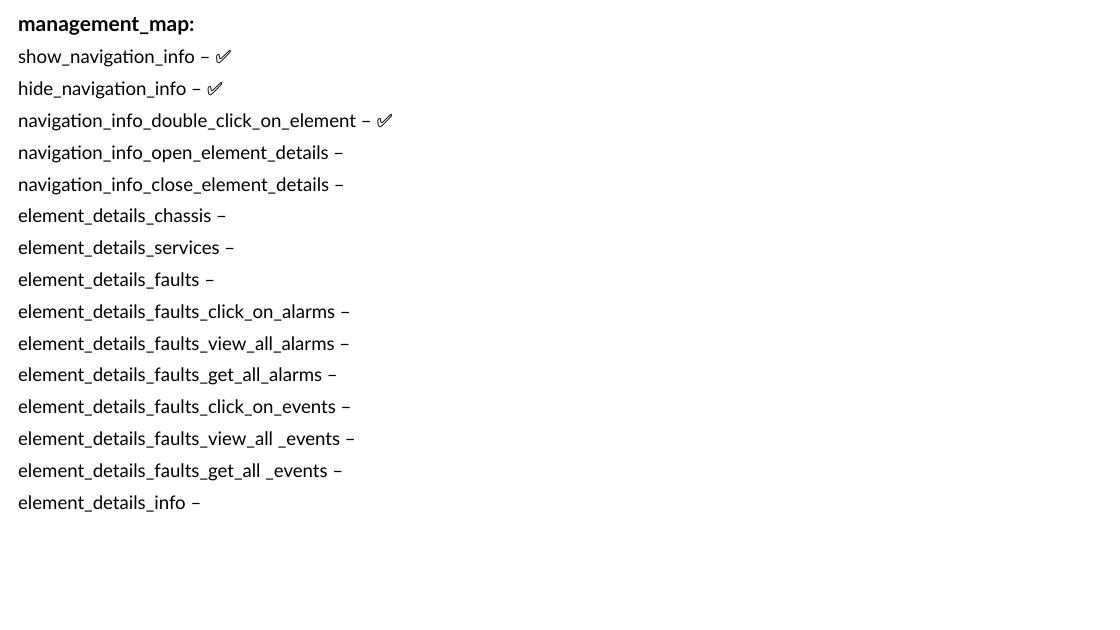
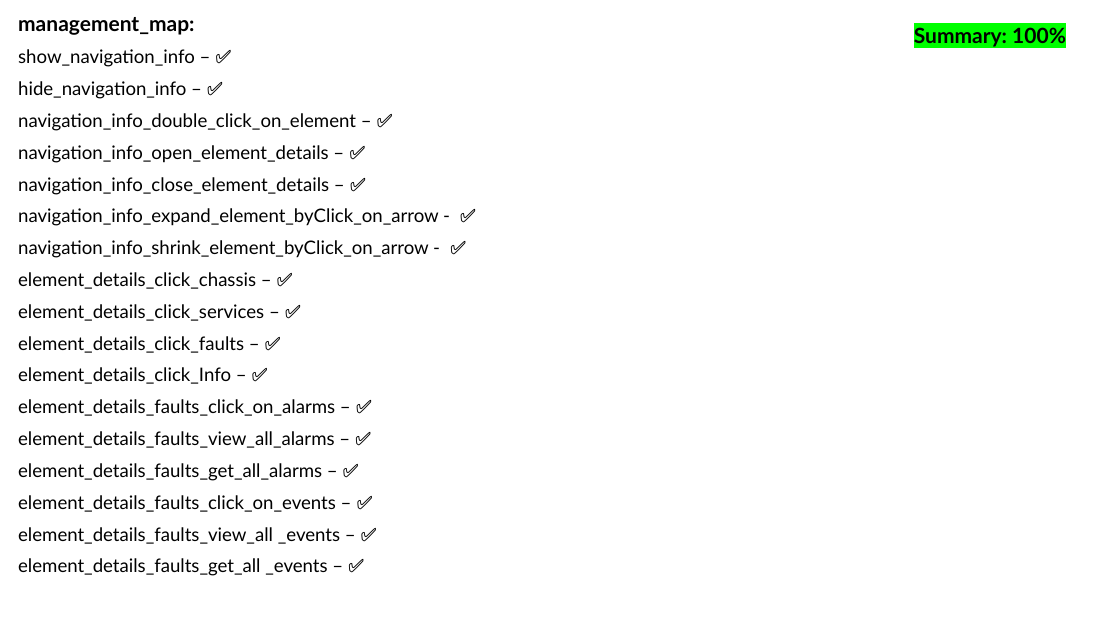
Before and after one commit to Yuval10Dahan/LightWatch_WEB, a slide deck: slide 7 of Docs/Progress_Check_Box.pptx (slide 4 before the commit). Drawn at 1120x630 pixels with LibreOffice and Linux fonts; fonts in the diff are those of the drawing. Boxes give left, top, right and bottom in pixels: in the first picture for what was removed or moved away, otherwise in the second. Text is boxed around its words. In the diff, an @@ line names an element or a change of style, - is before the commit and + after.

```diff
--- a/Docs/Progress_Check_Box.pptx
+++ b/Docs/Progress_Check_Box.pptx
@@ text added at (x1=914, y1=27, x2=1066, y2=47), 18 pt, text #000000, bold @@
+Summary: 100%
@@ subtitle at (x1=18, y1=145, x2=439, y2=576): text changed @@
-navigation_info_open_element_details –
-navigation_info_close_element_details –
-element_details_chassis –
-element_details_services –
-element_details_faults –
-element_details_faults_click_on_alarms –
-element_details_faults_view_all_alarms –
-element_details_faults_get_all_alarms –
-element_details_faults_click_on_events –
-element_details_faults_view_all _events –
-element_details_faults_get_all _events –
-element_details_info –
+navigation_info_open_element_details – ✅
+navigation_info_close_element_details – ✅
+navigation_info_expand_element_byClick_on_arrow - ✅
+navigation_info_shrink_element_byClick_on_arrow - ✅
+element_details_click_chassis – ✅
+element_details_click_services – ✅
+element_details_click_faults – ✅
+element_details_click_Info – ✅
+element_details_faults_click_on_alarms – ✅
+element_details_faults_view_all_alarms – ✅
+element_details_faults_get_all_alarms – ✅
+element_details_faults_click_on_events – ✅
+element_details_faults_view_all _events – ✅
+element_details_faults_get_all _events – ✅
```
Also in this commit, not shown: 12 other slides changed, 15 slides added, 15 other files.
